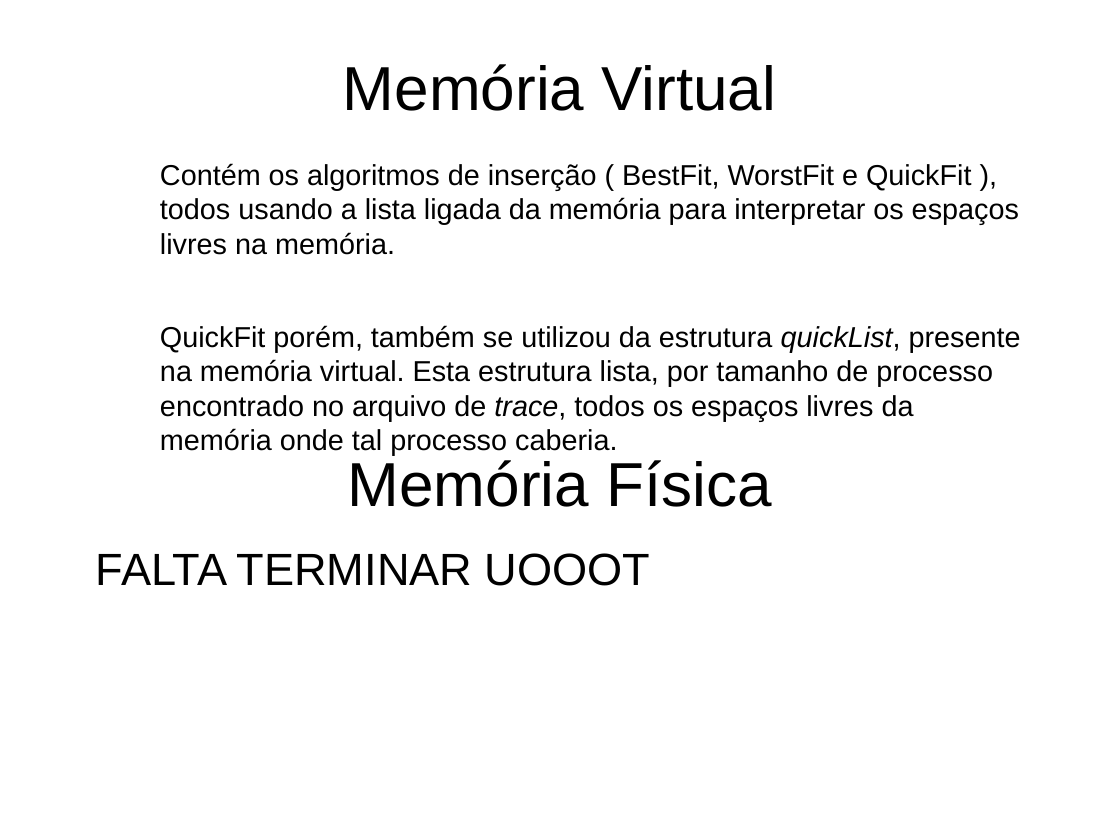
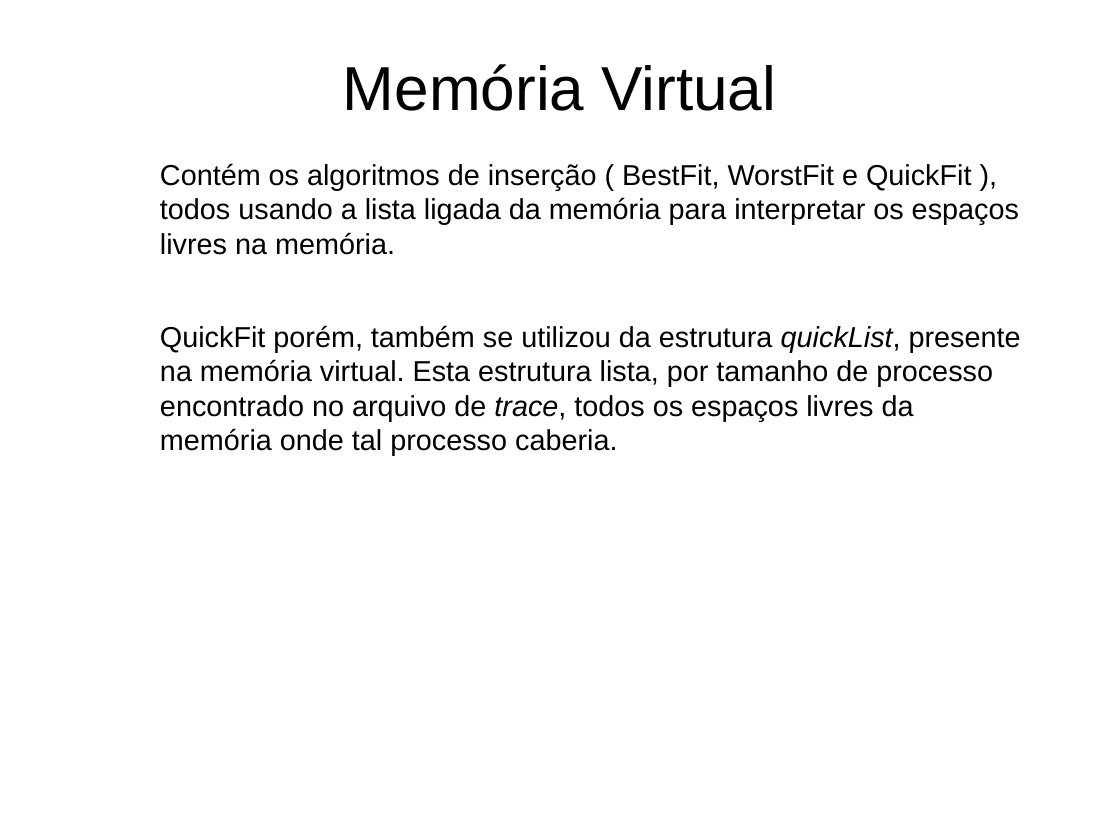
Before and after one commit to AndreMoukarzel/SO, a slide deck: slide 4 of EP3/Apresentacao.odp. Drawn at 1120x840 pixels with LibreOffice and Linux fonts; fonts in the diff are those of the drawing. Boxes give left, top, right and bottom in pixels: in the first picture for what was removed or moved away, otherwise in the second. Text is boxed around its words. In the diff, an @@ line names an element or a change of style, - is before the commit and + after.

```diff
--- a/EP3/Apresentacao.odp
+++ b/EP3/Apresentacao.odp
@@ title removed at box(348, 460, 771, 507) @@
-Memória Física
@@ text removed at box(96, 553, 651, 586) @@
-FALTA TERMINAR UOOOT
```
Also in this commit, not shown: 1 slide added.
